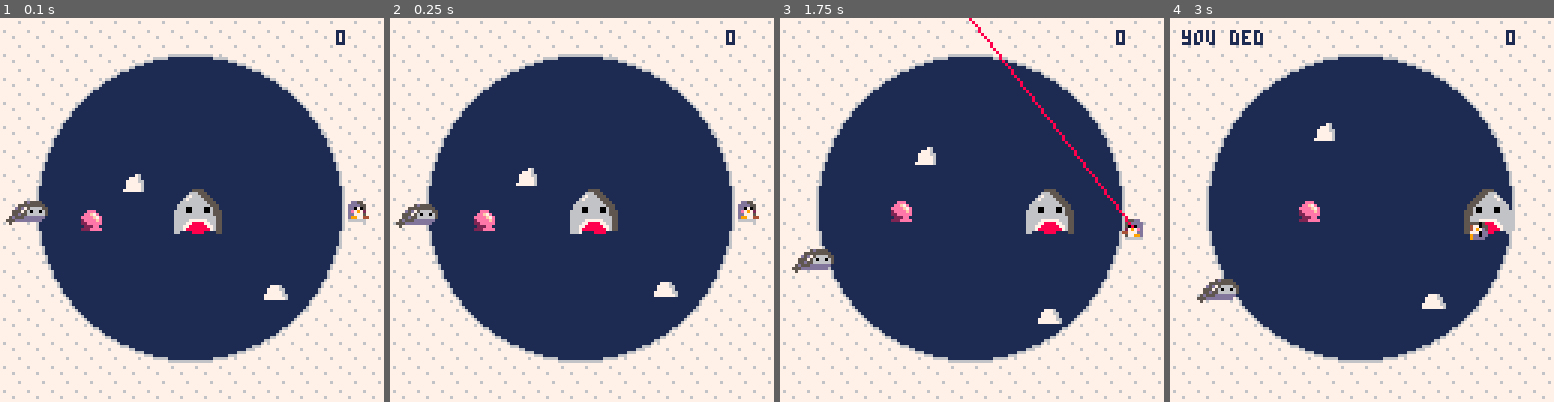
Above: before the commit, frames 1-4 (left to right).
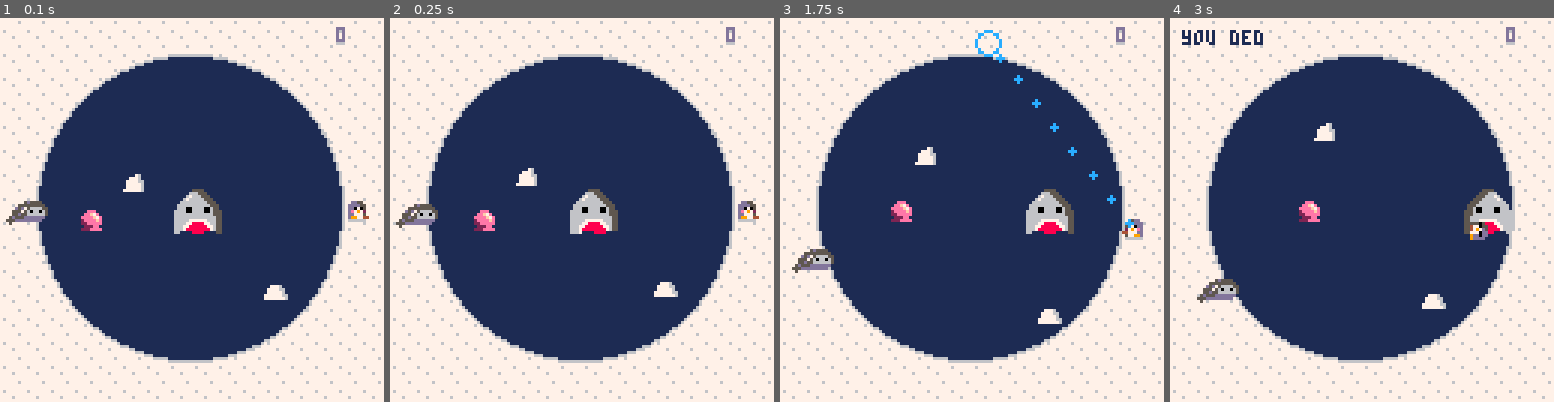
Above: after the commit, the same moments.

Repository: phwebi/loop-n-scoop
Game: PICO-8 cartridge not_frogger.p8
Same seed, same stepped clock (60 frames per second), same inputs: the game is played once before the commit and once after it.
Inputs:
- Up to frame 1 (0.1 s): no input
- Up to frame 2 (0.25 s): no input
- Up to frame 3 (1.75 s): tap X (X key) at 0.33, 1.07 s; tap O (Z key) at 0.7, 1.7 s; hold Right from 1.6 s (still down)
- Up to frame 4 (3 s): tap X (X key) at 1.85, 2.97 s; release Right at 2.1 s; tap O (Z key) at 2.1, 2.5, 2.9 s; hold Up 2.15-2.42 s; hold Right from 2.47 s (still down)

The runs differ from the first frame. In frame 1, 0.1% of the frame differs, in the area x 87-90%, y 2-8%; in frame 2, 0.1%; in frame 3, 0.8%, in the area x 49-93%, y 0-55%; in frame 4, 0.1%.

Commit message:
fancy aim cursor

Diff:
--- a/not_frogger.p8
+++ b/not_frogger.p8
@@ -365,6 +365,28 @@
   spr(a.sprite, a.x - x_offset, a.y - y_offset, w, h, a.flip)
 end
 
+function draw_aim()
+  local x = p.x
+  local y = p.y
+  local i = 0
+
+  x+=leap_speed * cos(p.aim)
+  y+=leap_speed * sin(p.aim)
+
+  while in_circle(circ_orig, circ_orig, x, y, p_radius) do
+    -- draw path
+    if i%5 == 0 then
+      circfill(x, y, 1, 12)
+    end
+
+    x+=leap_speed * cos(p.aim)
+    y+=leap_speed * sin(p.aim)
+    i+=1
+  end
+
+  circ(x, y, 4, 12)
+end
+
 function _draw()
   map(0,0,0,0,16,16)
   circfill(circ_orig,circ_orig,circ_r,1)
@@ -375,15 +397,14 @@
   draw_actor(p)
 
   if p.state == aiming then
-    aim_x=p.x + 200 * cos(p.aim)
-    aim_y=p.y + 200 * sin(p.aim)
-    line(p.x, p.y, aim_x, aim_y, 8)
+    draw_aim()
   elseif p.state == dead then
     print("you ded", 4, 4, 1)
     -- TODO: Make a better end game screen
   end
 
-  print(p.score, 112, 4, 1)
+  print(p.score, 112, 4, 6)
+  print(p.score, 112, 3, 13)
 end
 
 -- utils
@@ -394,6 +415,11 @@
 function on_circle(x_o, y_o, x, y, r)
   d = dist_from_origin(x_o, y_o, x, y)
   return abs(d - r) < 1 -- allow for margin of error
+end
+
+function in_circle(x_o, y_o, x, y, r)
+  d = dist_from_origin(x_o, y_o, x, y)
+  return d < r
 end
 
 function rand_point_in_circle(originx, originy, radius)
